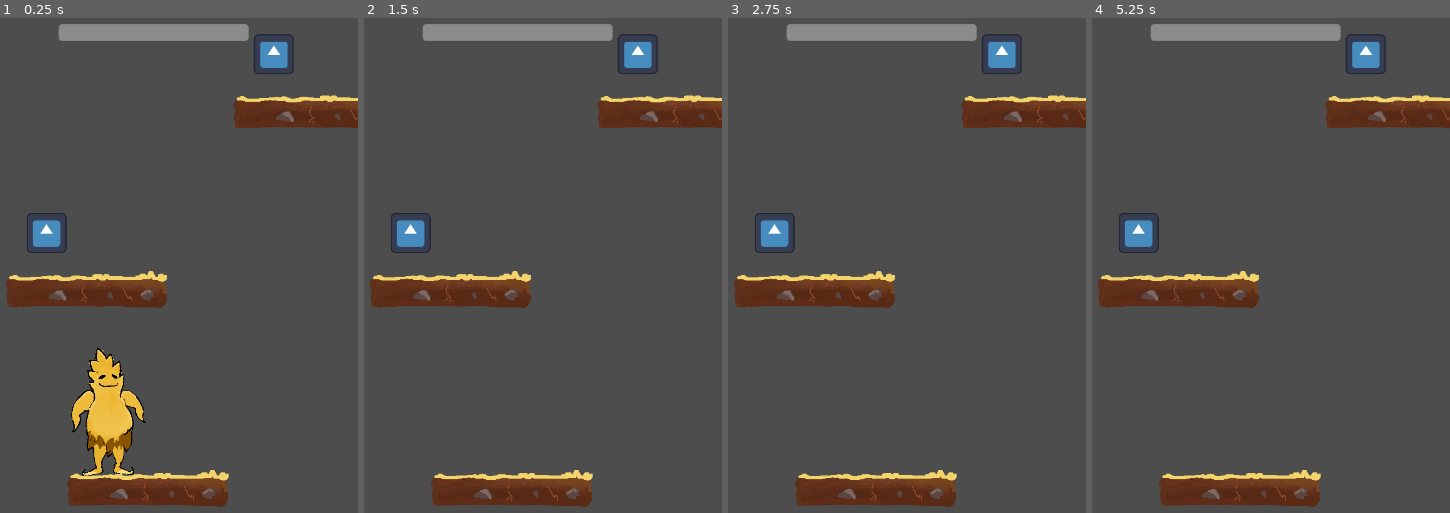
Above: before the commit, frames 1-4 (left to right).
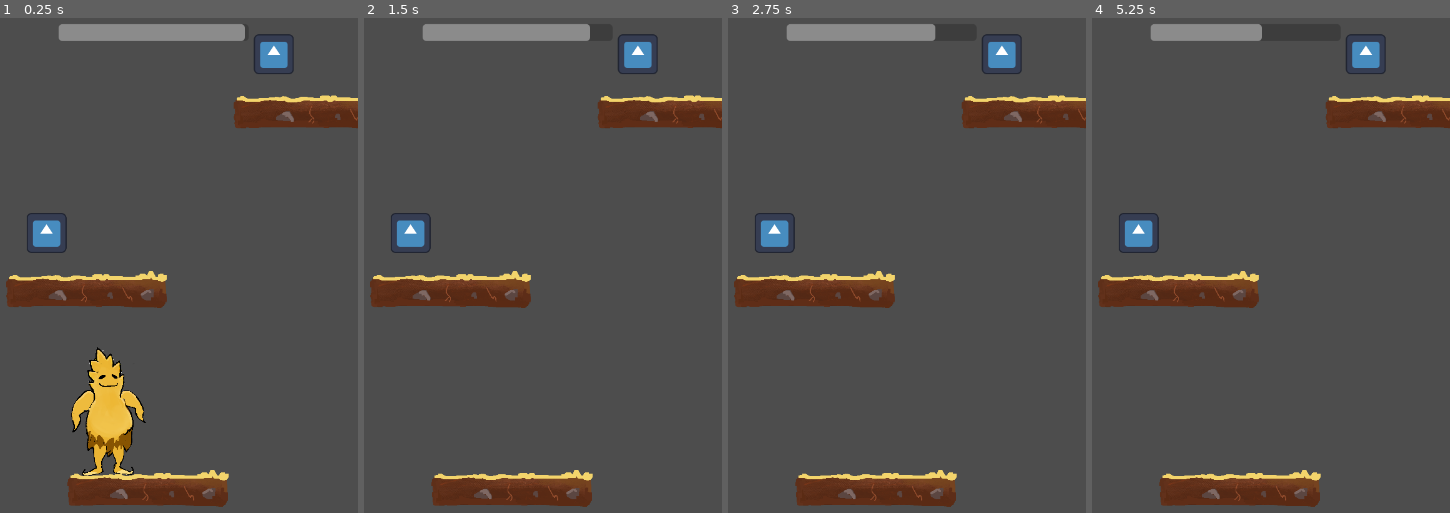
Above: after the commit, the same moments.

Repository: DannyIsYog/Trigo-Jump
Game: Godot game, scene res://Game/Scenes/game.tscn
Two runs of this game, one before a commit and one after it. Both use one fixed random seed, a clock stepped at 60 frames per second and the inputs below. The engine's default icon, where the game draws it, is replaced by a stand-in: a white triangle on a blue panel in a dark square.
Inputs:
- Up to frame 1 (0.25 s): no input
- Up to frame 2 (1.5 s): hold D (right) from 0.53 s (still down); tap Space (jump) at 0.77 s; tap Enter at 1.25 s
- Up to frame 3 (2.75 s): tap Space (jump) at 1.52, 2 s; release D (right) at 2.03 s; hold A (left) from 2.03 s (still down)
- Up to frame 4 (5.25 s): tap Enter at 2.75, 4.25 s; release A (left) at 2.78 s; hold D (right) 2.78-4.28 s; tap Space (jump) at 3.02, 3.5, 3.77, 4.52, 5 s; hold A (left) 4.28-5.03 s; hold D (right) from 5.03 s (still down)

The runs differ from the first frame. In frame 1, less than 0.1% of the frame differs, in the area x 67-70%, y 1-5%; in frame 2, 0.2%; in frame 3, 0.4%; in frame 4, 0.8%, in the area x 46-70%, y 1-5%.

Commit message:
bruh

Diff:
--- a/Objects/Scenes/game.tscn
+++ /dev/null
@@ -1,26 +0,0 @@
-[gd_scene load_steps=4 format=3 uid="uid://c8gch5ga8k6er"]
-
-[ext_resource type="Script" path="res://Objects/Scripts/game.gd" id="1_uvlhi"]
-[ext_resource type="PackedScene" uid="uid://5xnwu4g2he6c" path="res://Objects/Scenes/camera_2d.tscn" id="4_d7h2j"]
-
-[sub_resource type="Curve2D" id="Curve2D_lbvoq"]
-_data = {
-"points": PackedVector2Array(0, 0, 0, 0, 0, 0, 0, 0, 0, 0, 640, 0)
-}
-point_count = 2
-
-[node name="Game" type="Node2D"]
-script = ExtResource("1_uvlhi")
-
-[node name="PlatformPath" type="Path2D" parent="."]
-position = Vector2(0, 1200)
-curve = SubResource("Curve2D_lbvoq")
-
-[node name="Spawn" type="PathFollow2D" parent="PlatformPath"]
-
-[node name="Platforms" type="Node" parent="."]
-
-[node name="ParallaxBackground" type="ParallaxBackground" parent="."]
-
-[node name="Camera2D" parent="." instance=ExtResource("4_d7h2j")]
-position = Vector2(-1, 390)
--- a/Objects/Scenes/player.tscn
+++ b/Objects/Scenes/player.tscn
@@ -118,6 +118,7 @@
 [node name="Player" type="Node2D"]
 script = ExtResource("1_0rie8")
 life = 100.0
+lifeLossPerSec = 8.0
 
 [node name="PlayerBody" type="CharacterBody2D" parent="."]
 disable_mode = 2
